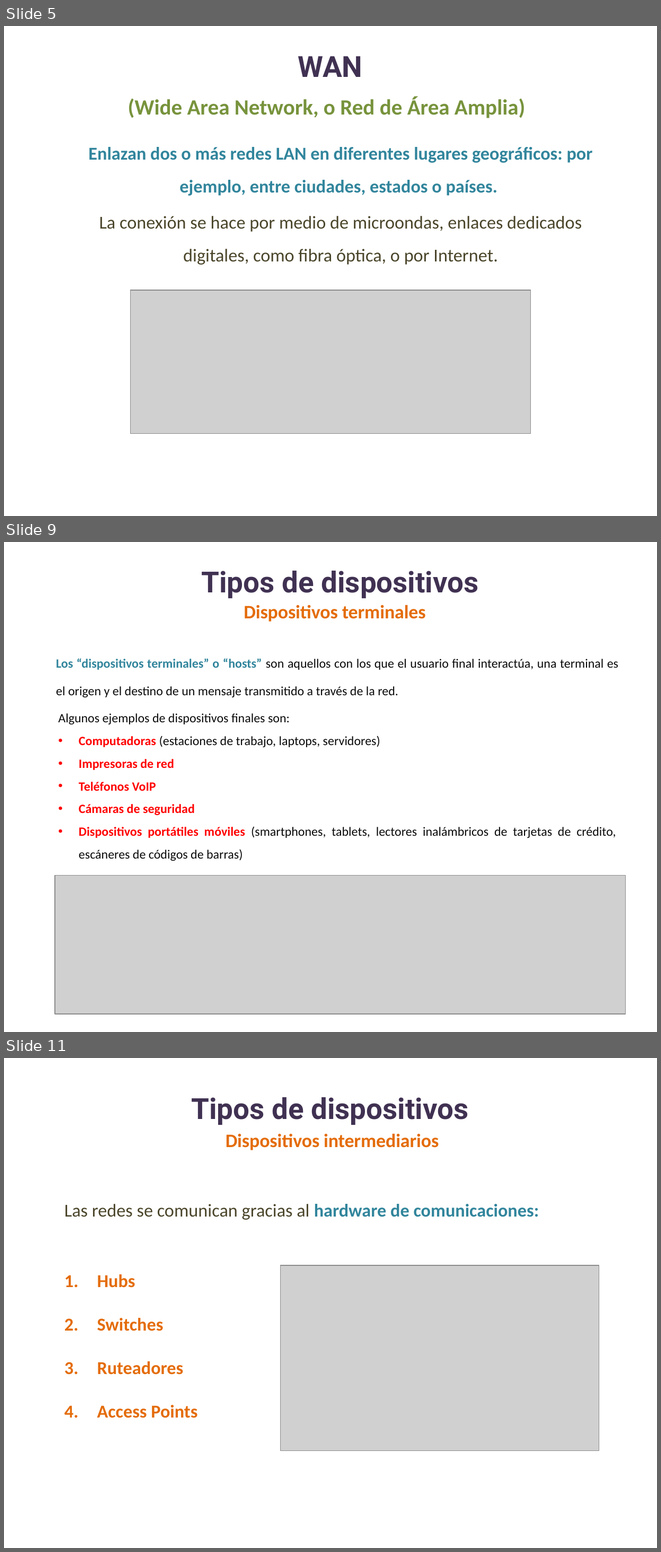
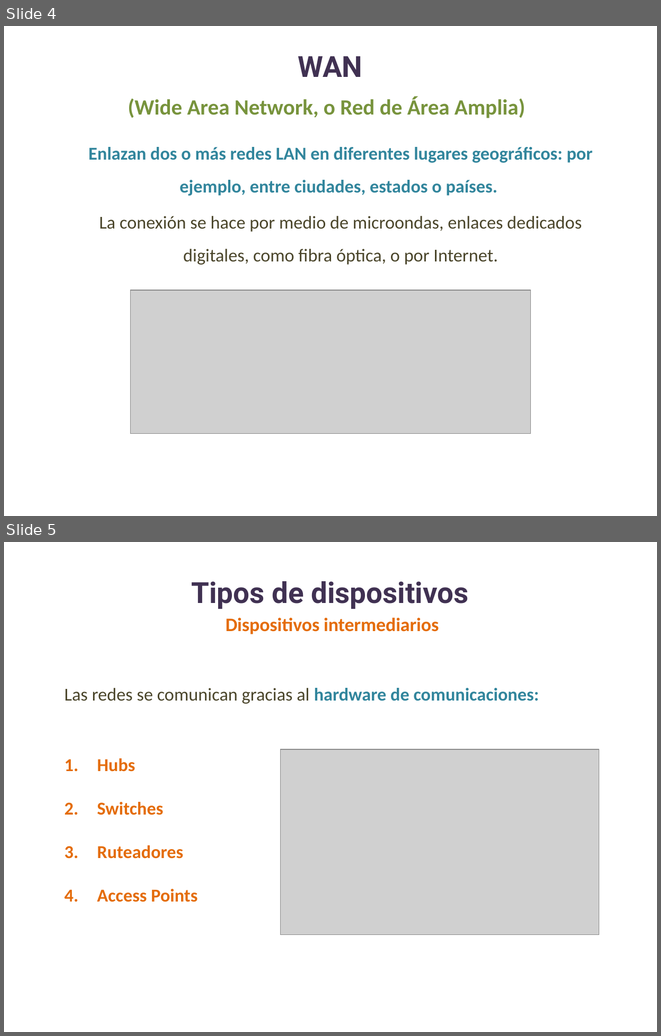
Before and after one commit to lizetheP/WAN, a slide deck: Calendario/Presentaciones/1_IntroduccionRedes.pptx. Shown one above the other, each under a label of ours: slides 5, 9 and 11 before the commit, slides 4 and 5 after it; the slides between them are not shown. The pictures are 661x1552 and 661x1036 pixels, drawn with LibreOffice and Linux fonts; fonts in the diff are those of the drawing; grey boxes stand for pictures. Boxes give left, top, right and bottom in pixels: in the first picture for what was removed or moved away, otherwise in the second. Text is boxed around its words. In the diff, an @@ line names an element or a change of style, - is before the commit and + after.

```diff
--- a/Calendario/Presentaciones/1_IntroduccionRedes.pptx
+++ b/Calendario/Presentaciones/1_IntroduccionRedes.pptx
@@ slide 9 removed at [4,542,657,1032], background #FFFFFF @@
@@ text removed at [201,571,478,598] @@
-Tipos de dispositivos
@@ text removed at [244,605,426,622] @@
-Dispositivos terminales
@@ text removed at [56,658,618,697] @@
-Los “dispositivos terminales” o “hosts” son aquellos con los que el usuario final interactúa, una terminal es el origen y el destino de un mensaje transmitido a través de la red.
@@ text removed at [58,713,616,861] @@
-Algunos ejemplos de dispositivos finales son:
-• Computadoras (estaciones de trabajo, laptops, servidores)
-• Impresoras de red
-• Teléfonos VoIP
-• Cámaras de seguridad
-• Dispositivos portátiles móviles (smartphones, tablets, lectores inalámbricos de tarjetas de crédito, escáneres de códigos de barras)
@@ picture removed at [55,875,626,1014] @@
@@ what was slide 5 is now slide 4 @@
@@ what was slide 11 is now slide 5 @@
```
Also in this commit, not shown: 6 other slides removed, 2 other files.
